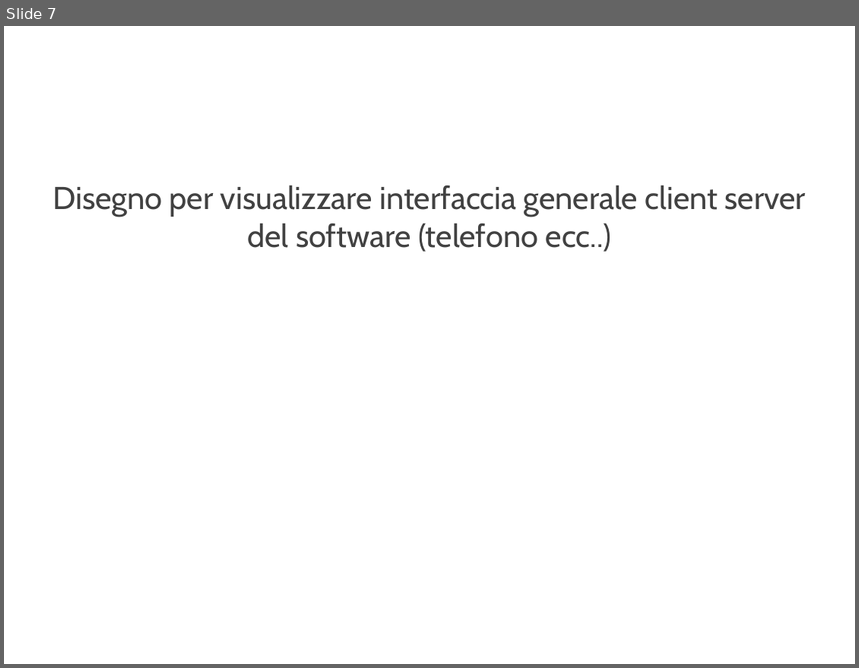
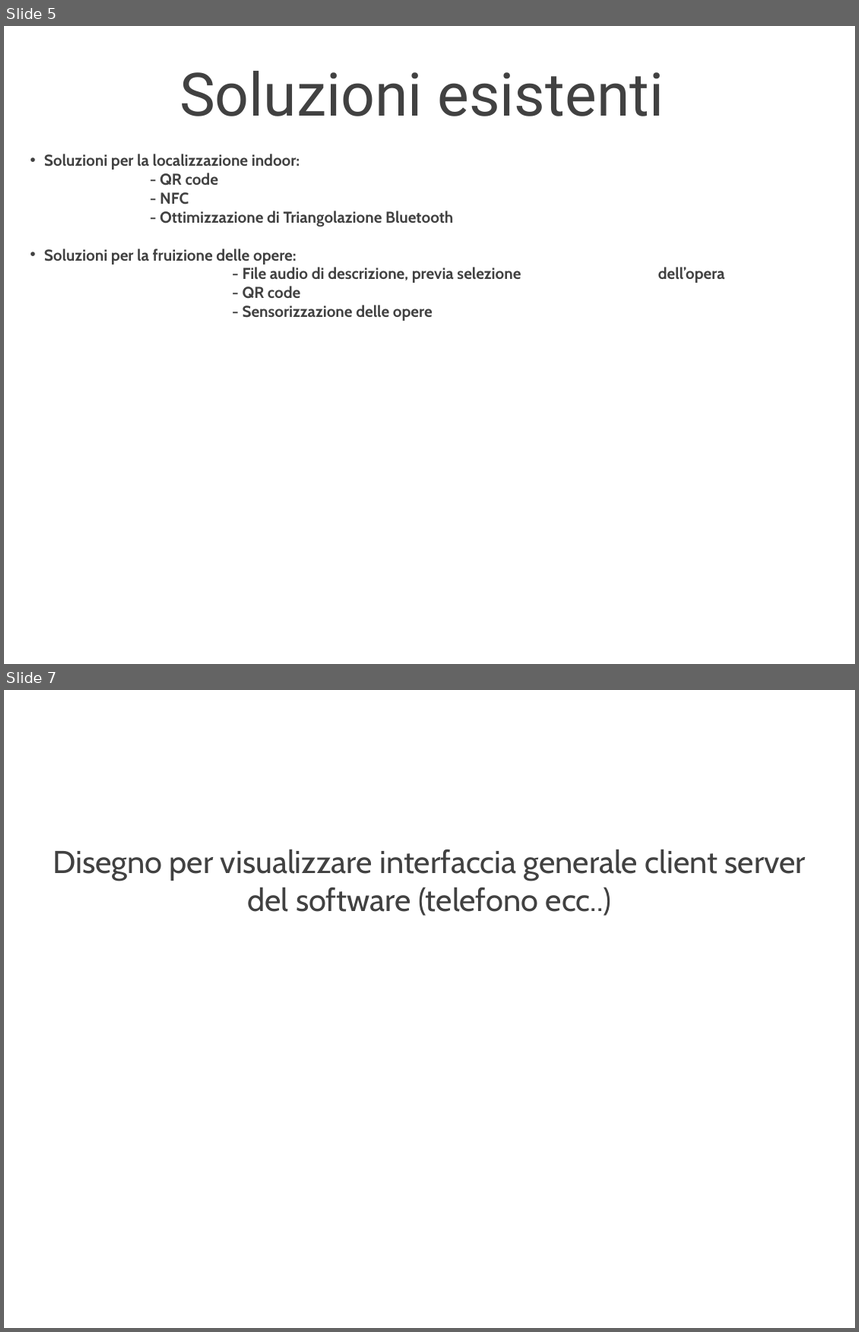
Before and after one commit to delchiaro/beaconav, a slide deck: documentation/presentazione.ppt. Shown one above the other, each under a label of ours: slide 7 before the commit, slides 5 and 7 after it; the slides between them are not shown. The pictures are 859x668 and 859x1332 pixels, drawn with LibreOffice and Linux fonts; fonts in the diff are those of the drawing; background and template pictures are left out. Boxes give left, top, right and bottom in pixels: in the first picture for what was removed or moved away, otherwise in the second. Text is boxed around its words. In the diff, an @@ line names an element or a change of style, - is before the commit and + after.

```diff
--- a/documentation/presentazione.ppt
+++ b/documentation/presentazione.ppt
@@ slide 5 added at [4,26,855,664], background picture (left out) @@
@@ title added at [180,71,664,116], 72 pt, text #414141 @@
+Soluzioni esistenti
@@ text added at [44,154,521,321], 19 pt, text #414141, bold @@
+• Soluzioni per la localizzazione indoor:
+  - QR code
+  - NFC
+  - Ottimizzazione di Triangolazione Bluetooth
+• Soluzioni per la fruizione delle opere:
+      - File audio di descrizione, previa selezione dell’opera
+      - QR code
+      - Sensorizzazione delle opere
```
Also in this commit, not shown: 3 slides changed, 1 other slide added, 3 slides removed.
